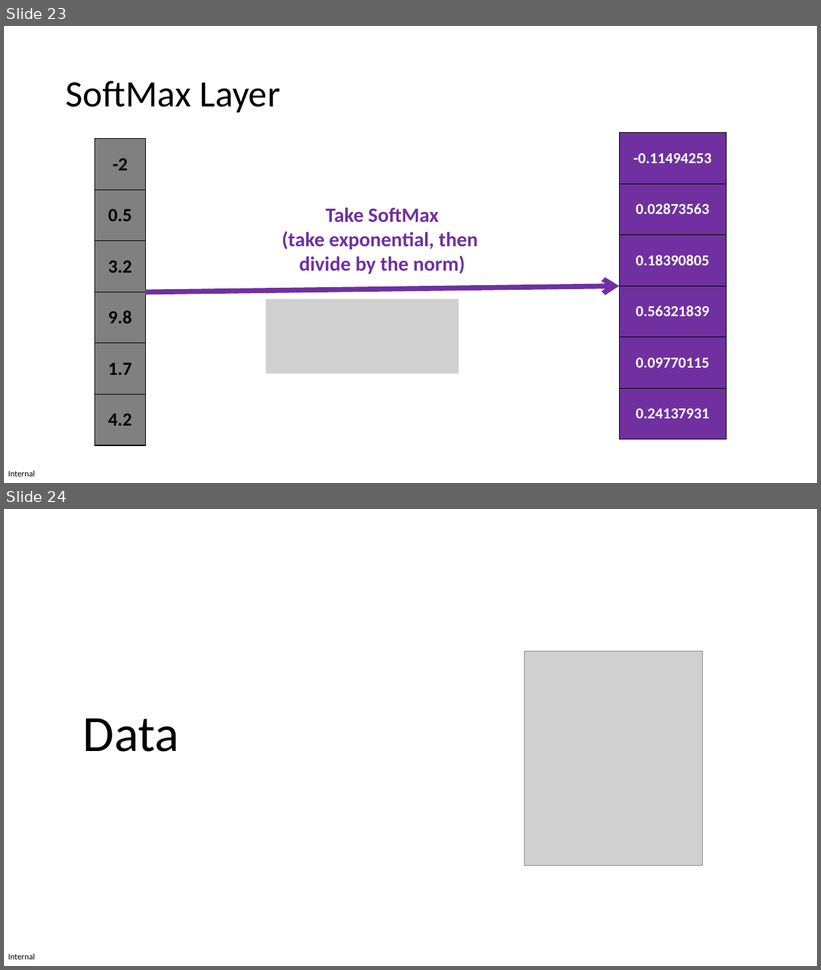
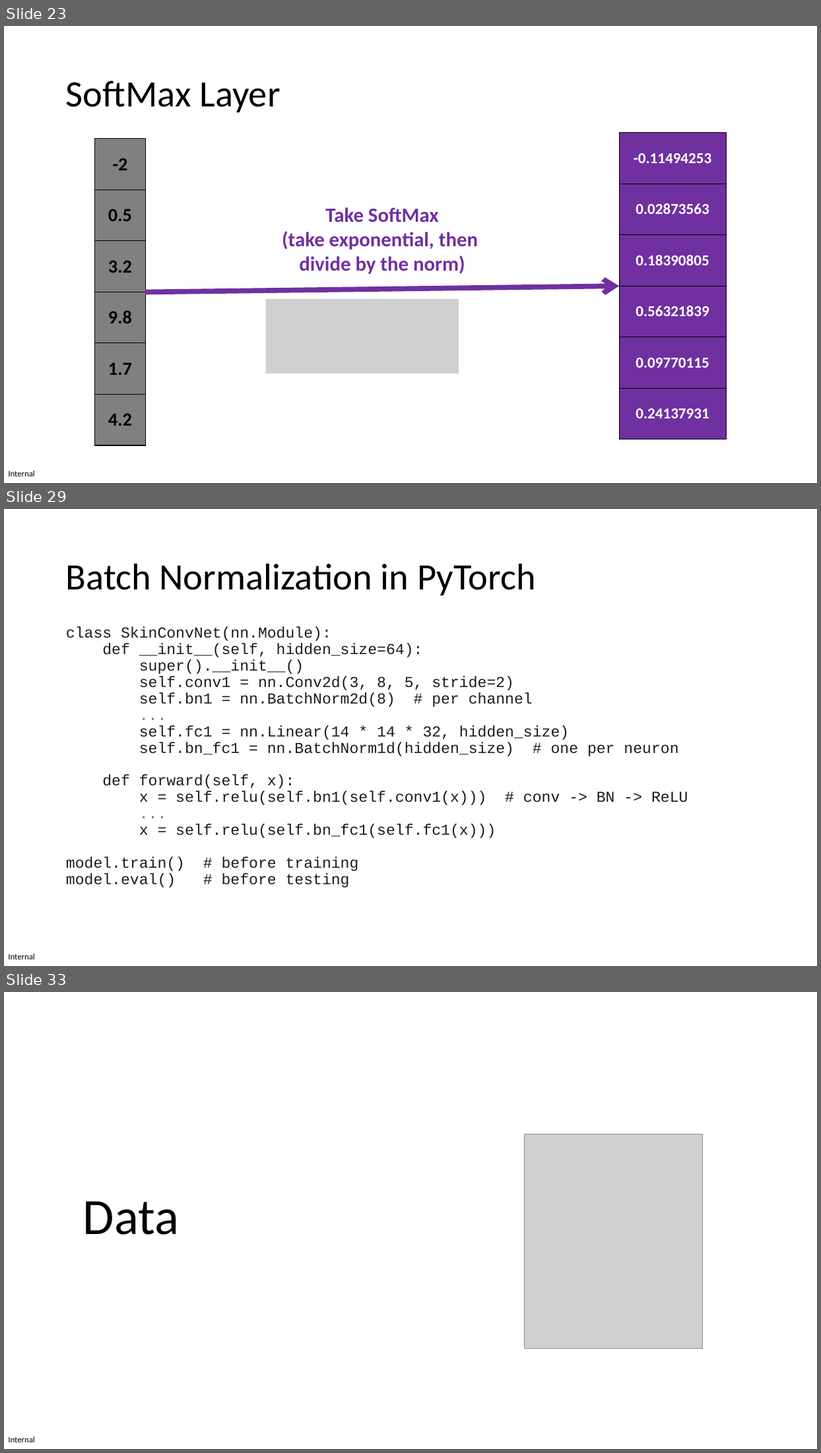
Before and after one commit to pauldubois98/AdcancedTopicsDataScience2026, a slide deck: Course09/slides.pptx. Shown one above the other, each under a label of ours: slides 23 and 24 before the commit, slides 23, 29 and 33 after it; the slides between them are not shown. The pictures are 821x970 and 821x1453 pixels, drawn with LibreOffice and Linux fonts; fonts in the diff are those of the drawing; grey boxes stand for pictures. Boxes give left, top, right and bottom in pixels: in the first picture for what was removed or moved away, otherwise in the second. Text is boxed around its words. In the diff, an @@ line names an element or a change of style, - is before the commit and + after.

Commit message:
added batch norm slides

```diff
--- a/Course09/slides.pptx
+++ b/Course09/slides.pptx
@@ slide 29 added at (4, 509, 817, 966), background #FFFFFF; not listed: 1 template element that a slide beside it also shows @@
@@ title added at (66, 563, 536, 595), 44 pt, text #000000 @@
+Batch Normalization in PyTorch
@@ text added at (66, 626, 688, 888), 18 pt, text #1B1B1B @@
+class SkinConvNet(nn.Module):
+def __init__(self, hidden_size=64):
+super().__init__()
+self.conv1 = nn.Conv2d(3, 8, 5, stride=2)
+self.bn1 = nn.BatchNorm2d(8) # per channel
+...
+self.fc1 = nn.Linear(14 * 14 * 32, hidden_size)
+self.bn_fc1 = nn.BatchNorm1d(hidden_size) # one per neuron
+def forward(self, x):
+x = self.relu(self.bn1(self.conv1(x))) # conv -> BN -> ReLU
+...
+x = self.relu(self.bn_fc1(self.fc1(x)))
+model.train() # before training
+model.eval() # before testing
@@ what was slide 24 is now slide 33 @@
```
Also in this commit, not shown: 8 other slides added.
